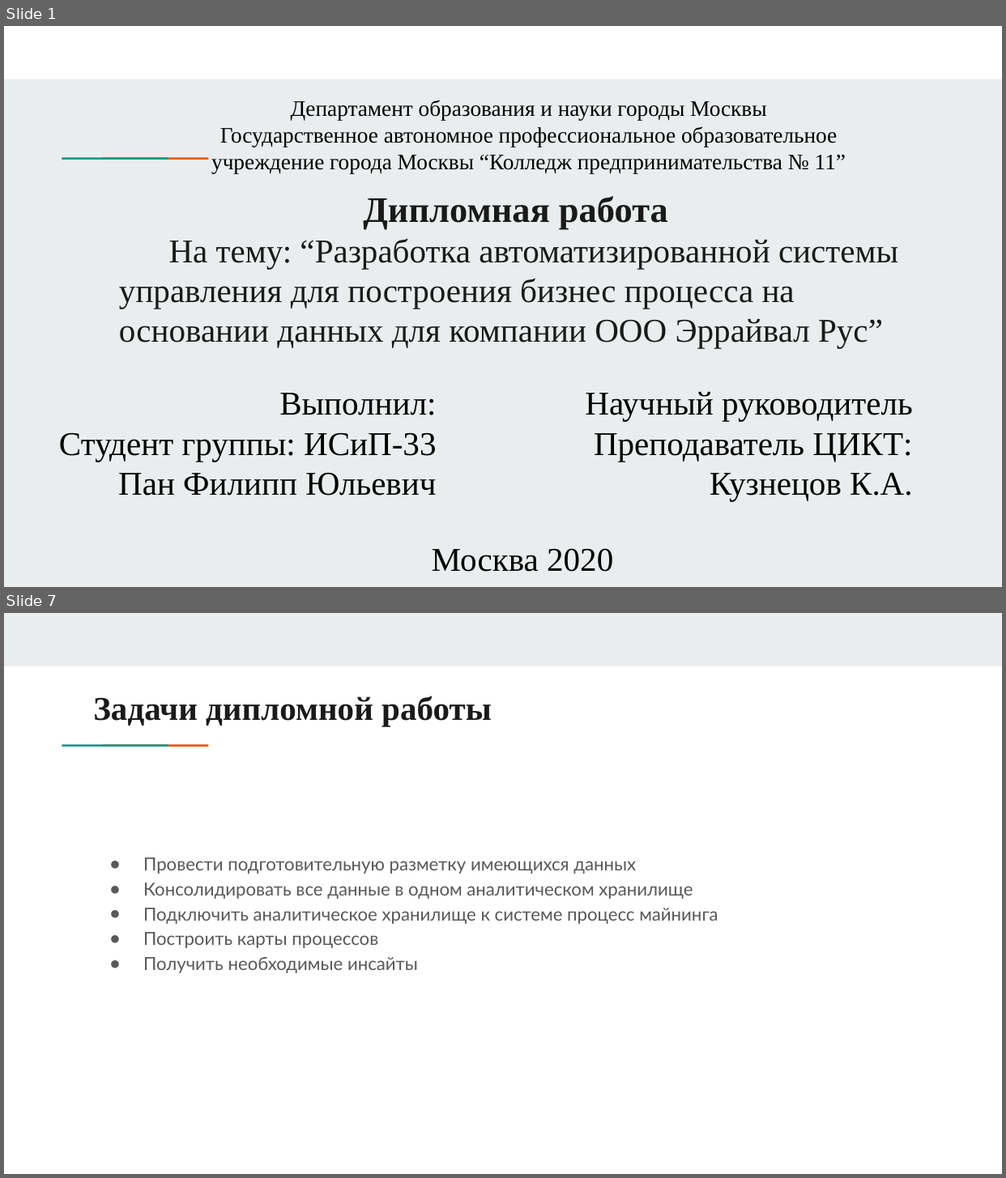
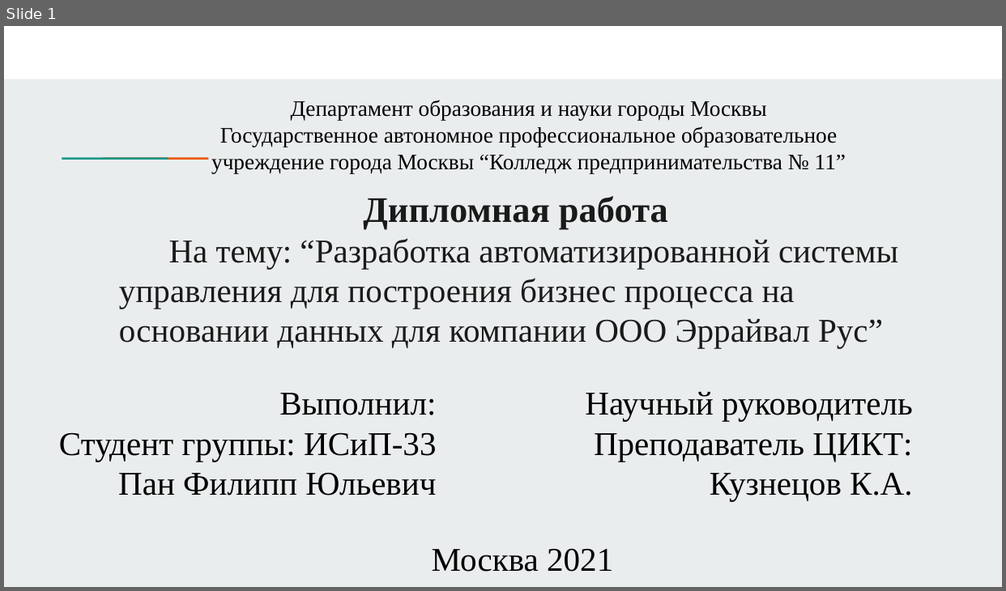
Before and after one commit to PhilippPan/DiplomaKP11, a slide deck: Презентация дипломной работы.pptx. Shown one above the other, each under a label of ours: slides 1 and 7 before the commit, slide 1 after it; the slides between them are not shown. The pictures are 1006x1178 and 1006x591 pixels, drawn with LibreOffice and Linux fonts; fonts in the diff are those of the drawing. Boxes give left, top, right and bottom in pixels: in the first picture for what was removed or moved away, otherwise in the second. Text is boxed around its words. In the diff, an @@ line names an element or a change of style, - is before the commit and + after.

```diff
--- a/Презентация дипломной работы.pptx
+++ b/Презентация дипломной работы.pptx
@@ slide 7 removed at box(4, 613, 1002, 1174), background #FFFFFF; not listed: 2 template elements that a slide beside it also shows @@
@@ rectangle removed at box(4, 613, 1002, 666) @@
@@ title removed at box(93, 696, 492, 726) @@
-Задачи дипломной работы
@@ text removed at box(143, 858, 718, 973) @@
-● Провести подготовительную разметку имеющихся данных
-● Консолидировать все данные в одном аналитическом хранилище
-● Подключить аналитическое хранилище к системе процесс майнинга
-● Построить карты процессов
-● Получить необходимые инсайты
@@ slide 1 changed as well @@
@@ subtitle at box(432, 548, 613, 572): text changed @@
-Москва 2020
+Москва 2021
```
Also in this commit, not shown: 2 other slides changed, 8 slides added, 4 other slides removed, 1 other file.
